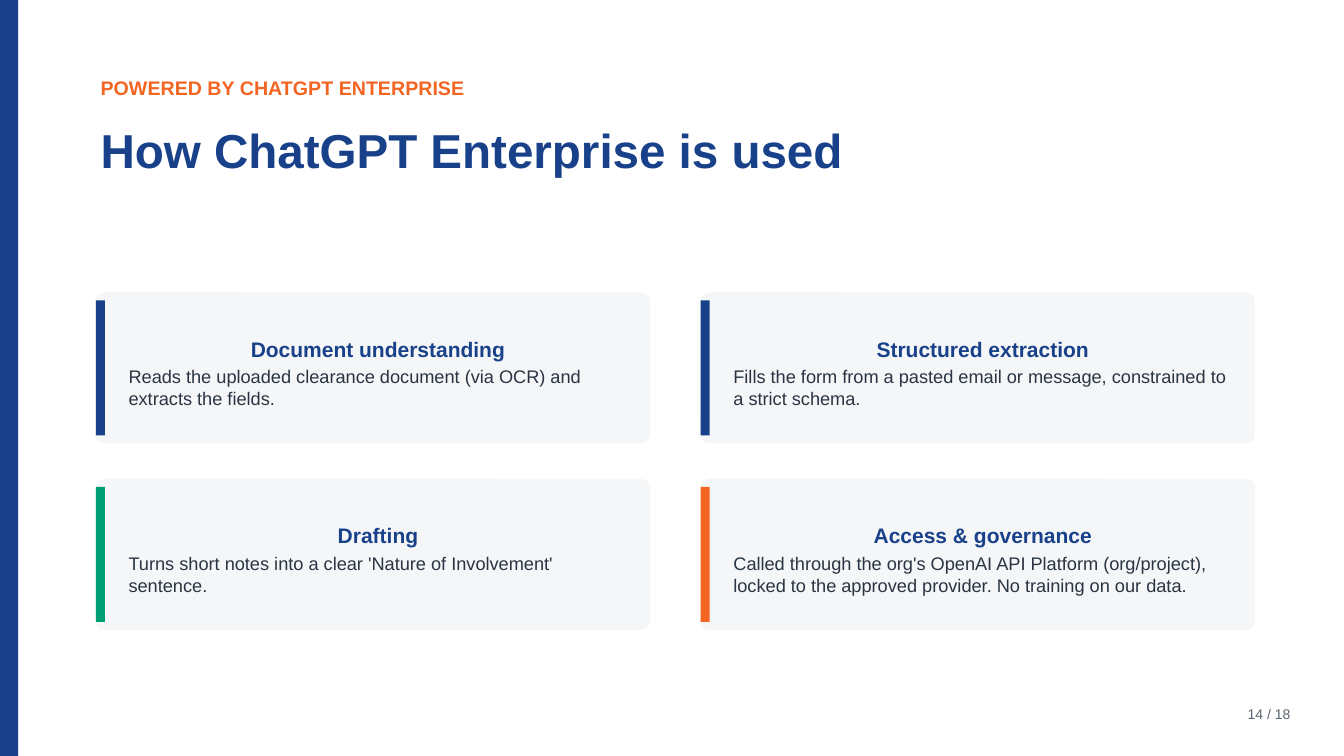
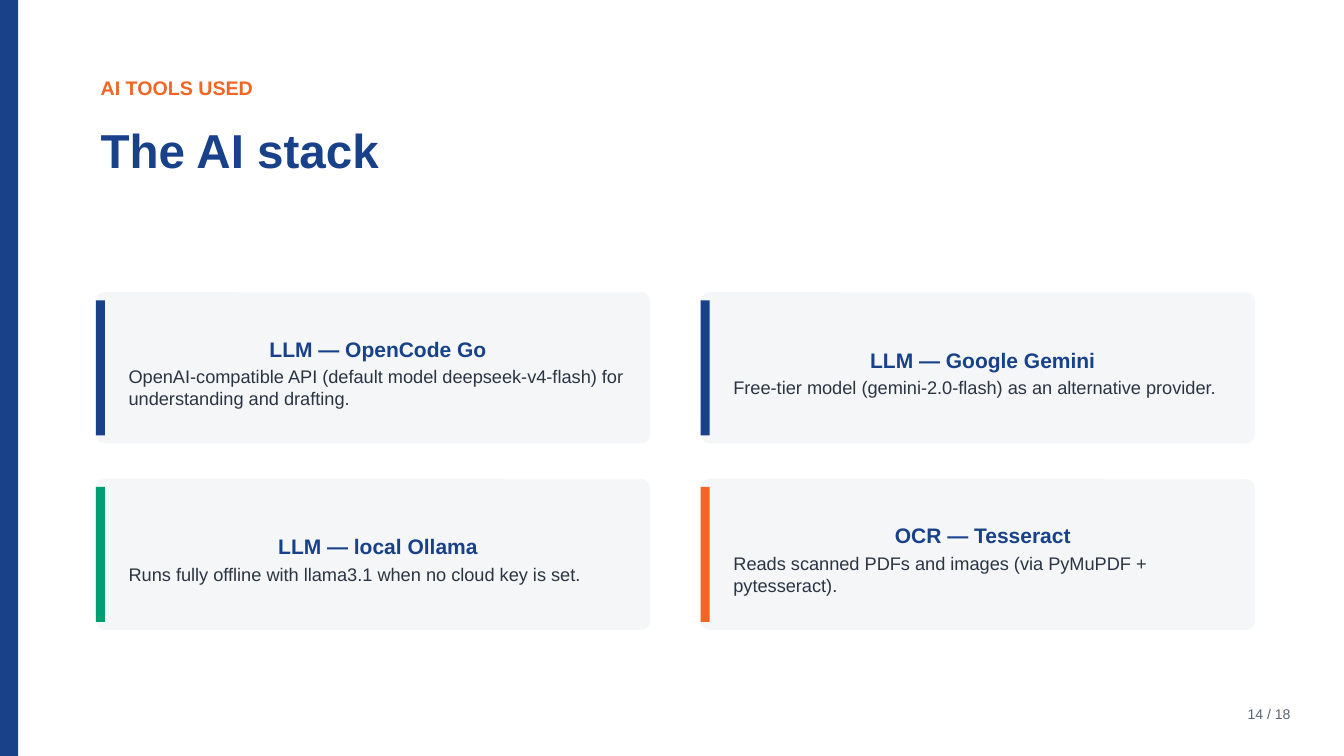
Before and after one commit to notmaineyy/ayyeye, a slide deck: slide 14 of pitch/acres_pitch_deck.pptx. Drawn at 1344x756 pixels with LibreOffice and Linux fonts; fonts in the diff are those of the drawing. Boxes give left, top, right and bottom in pixels: in the first picture for what was removed or moved away, otherwise in the second. Text is boxed around its words. In the diff, an @@ line names an element or a change of style, - is before the commit and + after.

Commit message:
Remove ChatGPT Enterprise references; document actual AI stack (OpenCode Go / Gemini / Ollama + Tesseract) in deck, README and secrets

```diff
--- a/pitch/acres_pitch_deck.pptx
+++ b/pitch/acres_pitch_deck.pptx
@@ text at [101,81,253,96]: text changed @@
-POWERED BY CHATGPT ENTERPRISE
+AI TOOLS USED
@@ text at [101,133,379,169]: text changed @@
-How ChatGPT Enterprise is used
+The AI stack
@@ text in rounded rectangle at [129,341,623,409]: text changed @@
-Document understanding
-Reads the uploaded clearance document (via OCR) and extracts the fields.
+LLM — OpenCode Go
+OpenAI-compatible API (default model deepseek-v4-flash) for understanding and drafting.
@@ text in rounded rectangle at [733,352,1216,398]: text changed @@
-Structured extraction
-Fills the form from a pasted email or message, constrained to a strict schema.
+LLM — Google Gemini
+Free-tier model (gemini-2.0-flash) as an alternative provider.
@@ text in rounded rectangle at [129,538,580,585]: text changed @@
-Drafting
-Turns short notes into a clear 'Nature of Involvement' sentence.
+LLM — local Ollama
+Runs fully offline with llama3.1 when no cloud key is set.
@@ text in rounded rectangle at [733,528,1131,596]: text changed @@
-Access & governance
-Called through the org's OpenAI API Platform (org/project), locked to the approved provider. No training on our data.
+OCR — Tesseract
+Reads scanned PDFs and images (via PyMuPDF + pytesseract).
```
Also in this commit, not shown: 1 other slide changed, 6 other files.
